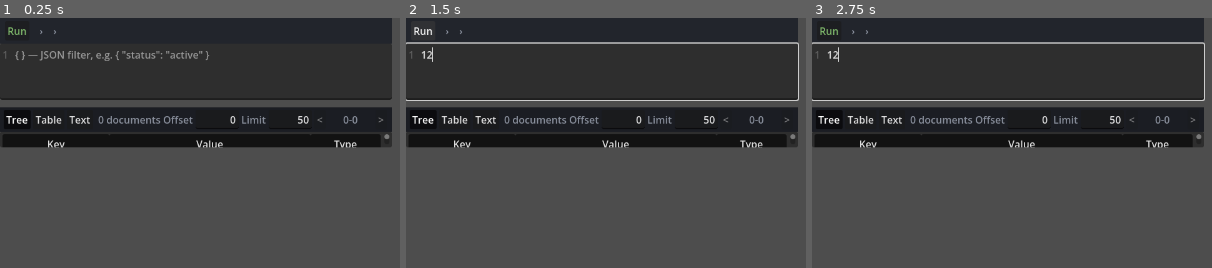
Above: before the commit, frames 1-3 (left to right).
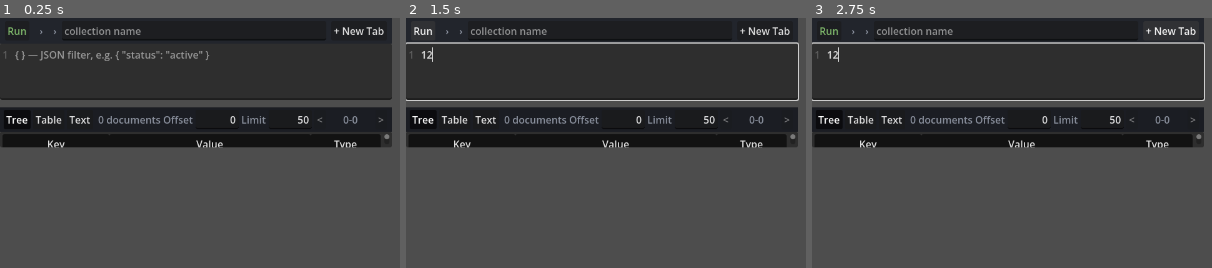
Above: after the commit, the same moments.

Repository: pierre-lehnen-rc/debris
Game: Godot game, scene res://source/ui/workspace/query_tab.tscn
The game is run twice, just before and just after one commit, with the same random seed, the same clock (stepped at 60 frames per second) and the same inputs. This scene is started directly instead of the project's main scene.
Inputs (mouse positions are % of the whole screen's width and height, from its top left):
- Up to frame 1 (0.25 s): no input
- Up to frame 2 (1.5 s): click (24, 11) at 0.52 s; type "12" at 0.6 s; click "Run" at 1.25 s
- Up to frame 3 (2.75 s): click (45, 3) at 2 s, where only the run after the commit has a clickable "+ New Tab"
The pictures show only the part of the screen within x 0-50%, y 0-50%; the shares and areas given below are measured in that part.

The runs differ from the first frame. In frame 1, 0.7% of the frame differs, in the area x 15-96%, y 3-9%; in frame 2, 0.7%; in frame 3, 0.8%.

Commit message:
Make the collection name an editable field; add a New Tab button
Double-clicking a collection still opens a tab, but the collection is now an
editable field pre-filled with that name. Editing it and running (or pressing
Enter) retargets the query to a different collection and relabels the tab. A
"+ New Tab" button opens a fresh blank tab on the same database that runs
nothing until a collection is entered.

Co-Authored-By: Claude Opus 4.7 <noreply@anthropic.com>

Diff:
--- a/client/source/ui/workspace/query_tab.gd
+++ b/client/source/ui/workspace/query_tab.gd
@@ -1,13 +1,20 @@
 class_name QueryTab
 extends VBoxContainer
 
-## A single query workspace: a JSON filter editor on top, results below, split
-## vertically. "Run" executes a find against the configured collection via the
-## backend, using the JSON filter from the editor, and displays the results.
+## A single query workspace: an editable collection field plus a JSON filter
+## editor on top, results below, split vertically. "Run" executes a find against
+## the collection named in the field via the backend, using the JSON filter, and
+## displays the results. The collection can be retargeted freely; an empty field
+## means a blank tab that runs nothing until a name is entered.
 ## Layout lives in query_tab.tscn; configure() must be called before the node
 ## enters the tree so _ready() can seed the editor and target label.
 
 signal status_changed(text: String)
+## Emitted when the tab's title should change (collection retargeted), so the
+## workspace can relabel the tab.
+signal title_changed(title: String)
+## Emitted when the user asks for a new empty tab on this same database.
+signal new_tab_requested(connection: Dictionary, database: String)
 
 var connection_config: Dictionary = {}
 ## Filter from the last "Run". Page navigation reuses it so paging through
@@ -20,6 +27,8 @@
 @onready var _toolbar: PanelContainer = %Toolbar
 @onready var _run_btn: Button = %RunBtn
 @onready var _target_label: Label = %TargetLabel
+@onready var _collection_edit: LineEdit = %CollectionEdit
+@onready var _new_tab_btn: Button = %NewTabBtn
 @onready var _query_edit: CodeEdit = %QueryEdit
 @onready var _results: ResultsView = %Results
 
@@ -46,13 +55,19 @@
 func _ready() -> void:
 	_apply_style()
 
-	_target_label.text = "%s  ›  %s  ›  %s" % [connection_name, database_name, collection_name]
+	_target_label.text = "%s  ›  %s  ›" % [connection_name, database_name]
+	_collection_edit.text = collection_name
 	if not collection_name.is_empty():
 		_query_edit.text = "{}"
 
 	_run_btn.pressed.connect(_run)
+	_collection_edit.text_submitted.connect(func(_t: String) -> void: _run())
+	_new_tab_btn.pressed.connect(
+		func() -> void: new_tab_requested.emit(connection_config, database_name)
+	)
 	_results.page_requested.connect(_fetch_page)
-	_run()
+	if not collection_name.is_empty():
+		_run()
 
 
 func _apply_style() -> void:
@@ -66,11 +81,14 @@
 	_target_label.add_theme_color_override("font_color", AppTheme.TEXT_DIM)
 
 
-## Parse the editor's filter and (re)load from the first page. The results view
-## then drives subsequent pages back through _fetch_page via page_requested.
+## Parse the editor's filter and (re)load from the first page. The collection is
+## read from the editable field each run, so it can be retargeted freely. The
+## results view then drives subsequent pages back through _fetch_page.
 func _run() -> void:
+	_retarget_collection()
 	if collection_name.is_empty():
 		_results.show_page([])
+		status_changed.emit("Enter a collection name to run a query")
 		return
 
 	var filter_variant: Variant = _parse_filter()
@@ -80,6 +98,16 @@
 
 	_active_filter = filter_variant
 	_results.request_first_page()
+
+
+## Sync collection_name from the editable field, updating the tab title when it
+## changes.
+func _retarget_collection() -> void:
+	var entered := _collection_edit.text.strip_edges()
+	if entered == collection_name:
+		return
+	collection_name = entered
+	title_changed.emit(tab_title())
 
 
 ## Fetch a single page from the backend using the pager's offset/limit and the
--- a/client/source/ui/workspace/query_tab.tscn
+++ b/client/source/ui/workspace/query_tab.tscn
@@ -26,7 +26,20 @@
 [node name="TargetLabel" type="Label" parent="Toolbar/Row" unique_id=1525425623]
 unique_name_in_owner = true
 layout_mode = 2
+
+[node name="CollectionEdit" type="LineEdit" parent="Toolbar/Row" unique_id=1525425624]
+unique_name_in_owner = true
+layout_mode = 2
 size_flags_horizontal = 3
+placeholder_text = "collection name"
+tooltip_text = "Collection to query — edit and press Run (or Enter) to load another"
+
+[node name="NewTabBtn" type="Button" parent="Toolbar/Row" unique_id=1525425625]
+unique_name_in_owner = true
+layout_mode = 2
+tooltip_text = "Open a new empty tab on this database"
+focus_mode = 0
+text = "+ New Tab"
 
 [node name="Split" type="VSplitContainer" parent="." unique_id=664523523]
 unique_name_in_owner = true
--- a/client/source/ui/workspace/workspace.gd
+++ b/client/source/ui/workspace/workspace.gd
@@ -34,6 +34,8 @@
 	tab.configure(connection, database, collection)
 	# Connect before add_child so the tab's initial _run() status is captured.
 	tab.status_changed.connect(func(text: String) -> void: status_changed.emit(text))
+	tab.title_changed.connect(_on_tab_title_changed.bind(tab))
+	tab.new_tab_requested.connect(_on_new_tab_requested)
 	tab.name = "tab_%d" % _tab_counter
 	_tab_counter += 1
 	_tabs.add_child(tab)
@@ -42,6 +44,16 @@
 	_tabs.current_tab = index
 	_update_welcome()
 	return tab
+
+
+func _on_tab_title_changed(title: String, tab: QueryTab) -> void:
+	var index := _tabs.get_tab_idx_from_control(tab)
+	if index != -1:
+		_tabs.set_tab_title(index, title)
+
+
+func _on_new_tab_requested(connection: Dictionary, database: String) -> void:
+	open_collection(connection, database, "")
 
 
 func _on_tab_close_pressed(tab_index: int) -> void:
